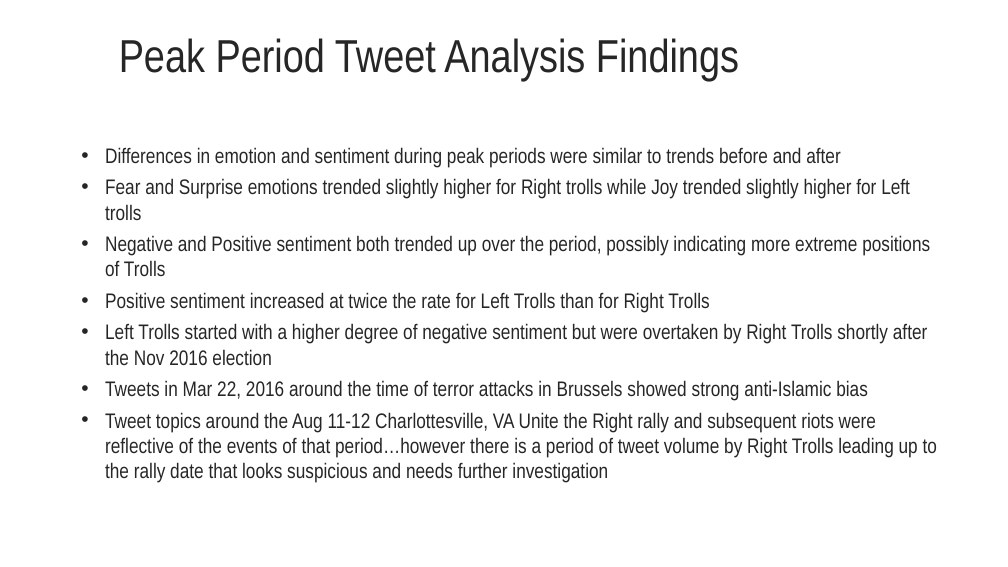
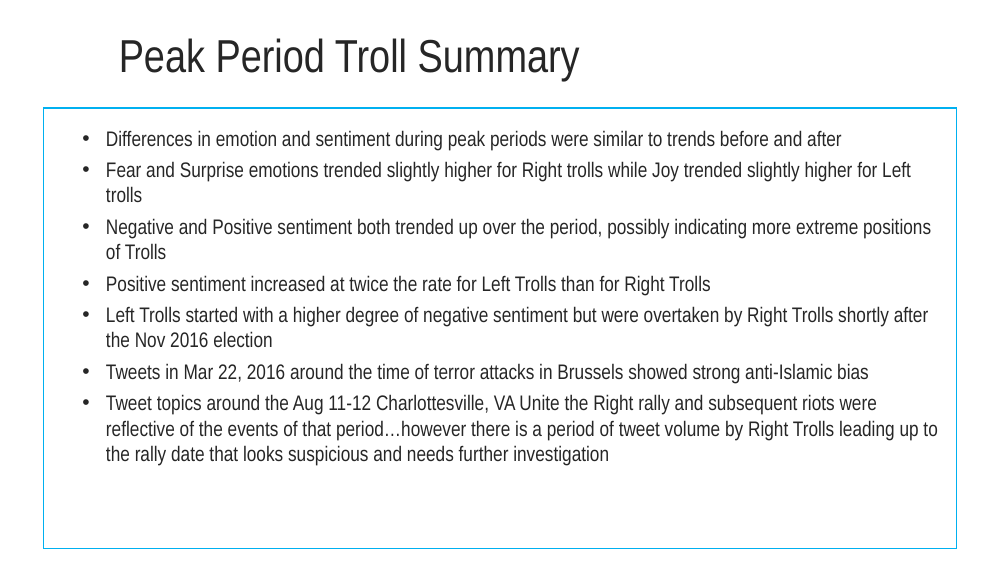
Before and after one commit to qdav/MSDA_Visualization, a slide deck: slide 13 of DA_6233_Final_Presentation.pptx. Drawn at 1008x567 pixels with LibreOffice and Linux fonts; fonts in the diff are those of the drawing. Boxes give left, top, right and bottom in pixels: in the first picture for what was removed or moved away, otherwise in the second. Text is boxed around its words. In the diff, an @@ line names an element or a change of style, - is before the commit and + after.

```diff
--- a/DA_6233_Final_Presentation.pptx
+++ b/DA_6233_Final_Presentation.pptx
@@ text at (119,38,580,81): text changed @@
-Peak Period Tweet Analysis Findings
+Peak Period Troll Summary
@@ rectangle added at (43,108,957,549), outline #00B0F0 1 pt @@
@@ text "Differences in emotion and sentiment ...": place and size @@
-text "Differences in emotion and sentiment ..." at (105,147,937,483)
+text "Differences in emotion and sentiment ..." at (106,130,937,466)
```
Also in this commit, not shown: 2 other slides changed, 1 slide added.
